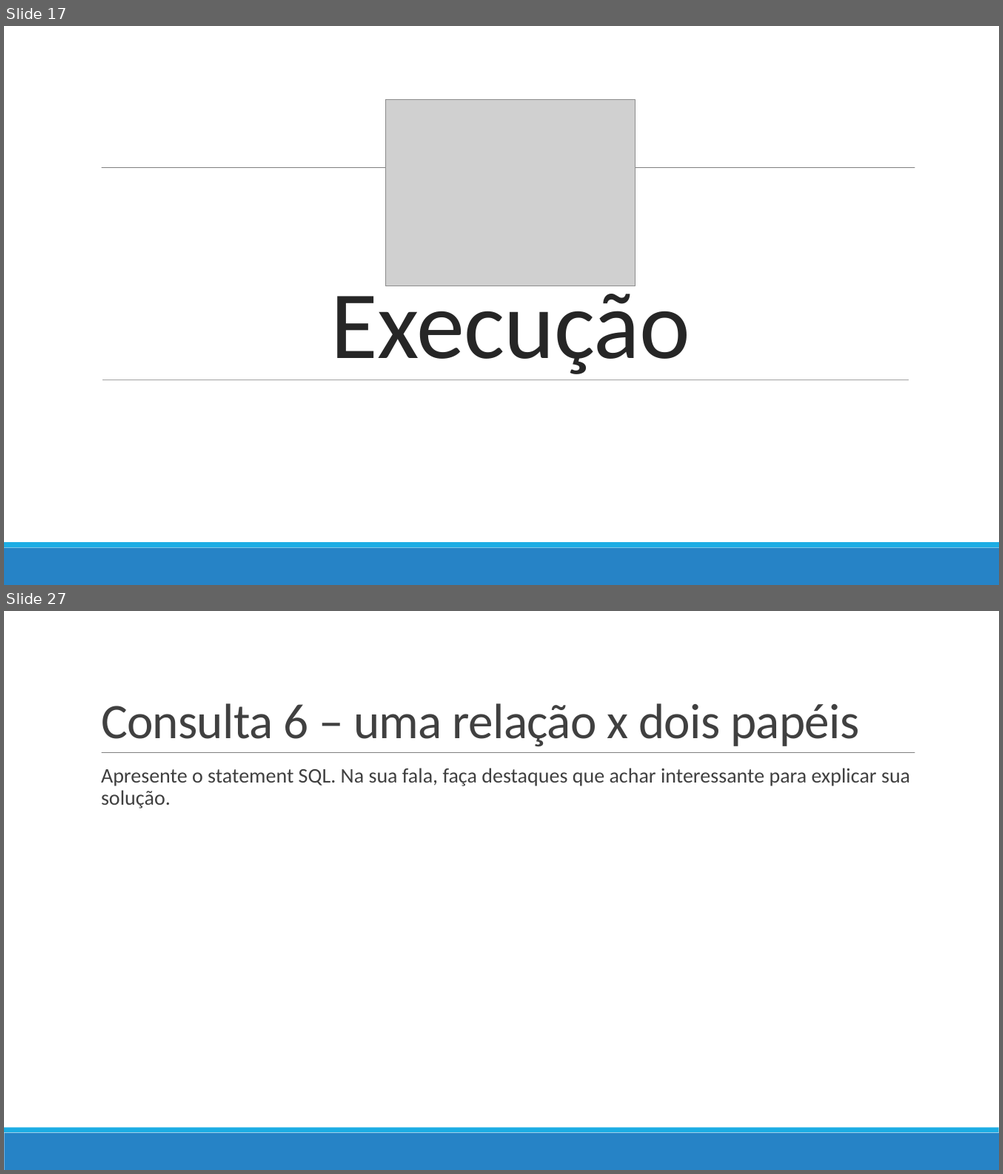
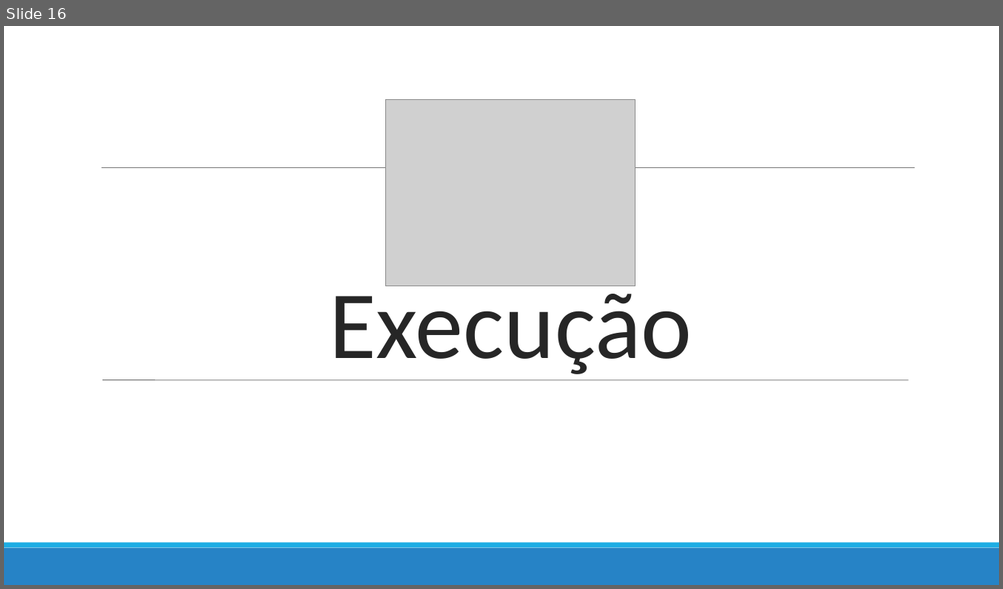
Before and after one commit to Marcos-Med/EpDB, a slide deck: docs/video 3.odp. Shown one above the other, each under a label of ours: slides 17 and 27 before the commit, slide 16 after it; the slides between them are not shown. The pictures are 1003x1174 and 1003x589 pixels, drawn with LibreOffice and Linux fonts; fonts in the diff are those of the drawing; grey boxes stand for pictures. Boxes give left, top, right and bottom in pixels: in the first picture for what was removed or moved away, otherwise in the second. Text is boxed around its words. In the diff, an @@ line names an element or a change of style, - is before the commit and + after.

Commit message:
adicionando consultas
4 - Having, 5 - quatro relações e 6 - uma relação x dois papéis

```diff
--- a/docs/video 3.odp
+++ b/docs/video 3.odp
@@ slide 27 removed at (x1=4, y1=611, x2=999, y2=1170), background #FFFFFF; not listed: 3 template elements that a slide beside it also shows @@
@@ title removed at (x1=101, y1=703, x2=859, y2=747) @@
-Consulta 6 – uma relação x dois papéis
@@ text removed at (x1=101, y1=768, x2=910, y2=809) @@
-  Apresente o statement SQL. Na sua fala, faça destaques que achar interessante para explicar sua solução.
@@ what was slide 17 is now slide 16 @@
@@ slide 16 changed as well @@
@@ text "Execução" at (x1=329, y1=278, x2=691, y2=381): letter spacing -0.5 to 0 pt @@
@@ line (102, 380) - (908, 380): stroke #808080 0.51 pt to #808080 0.74 pt @@
```
Also in this commit, not shown: 17 other slides changed, 15 slides added, 11 other slides removed.
